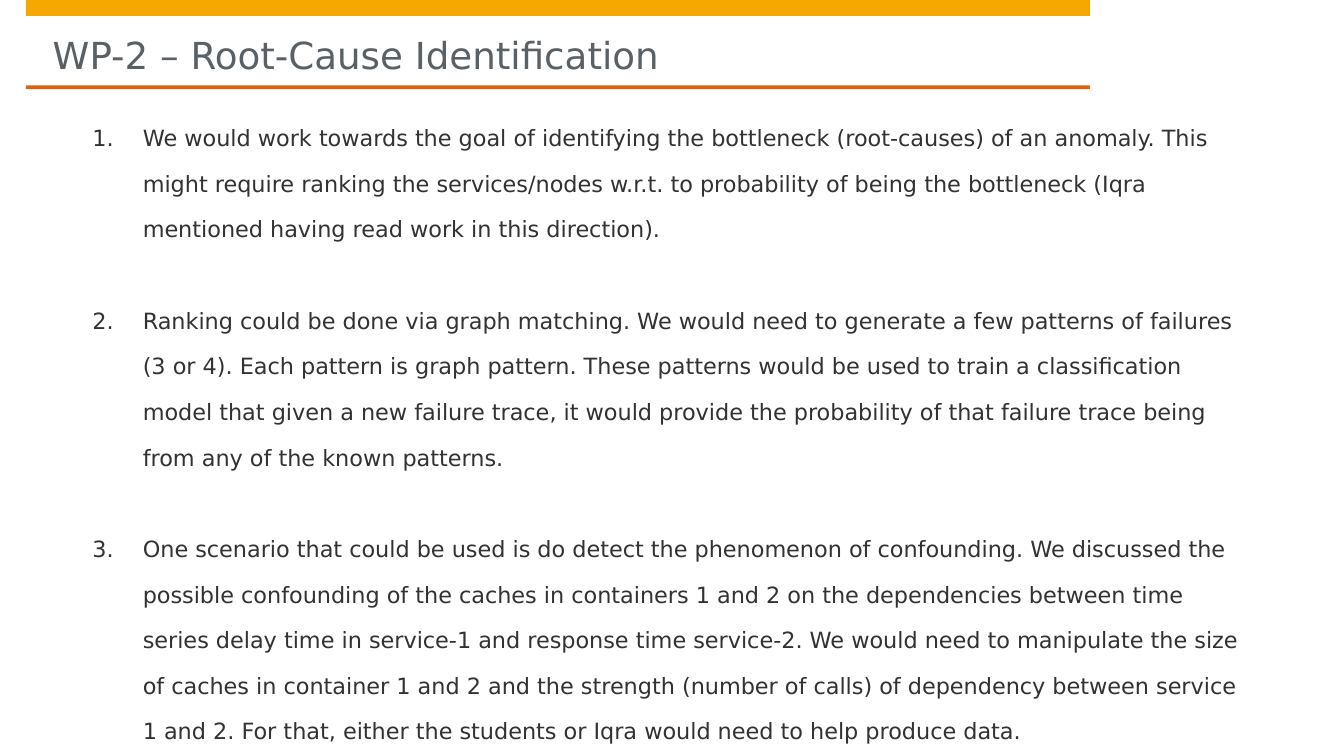
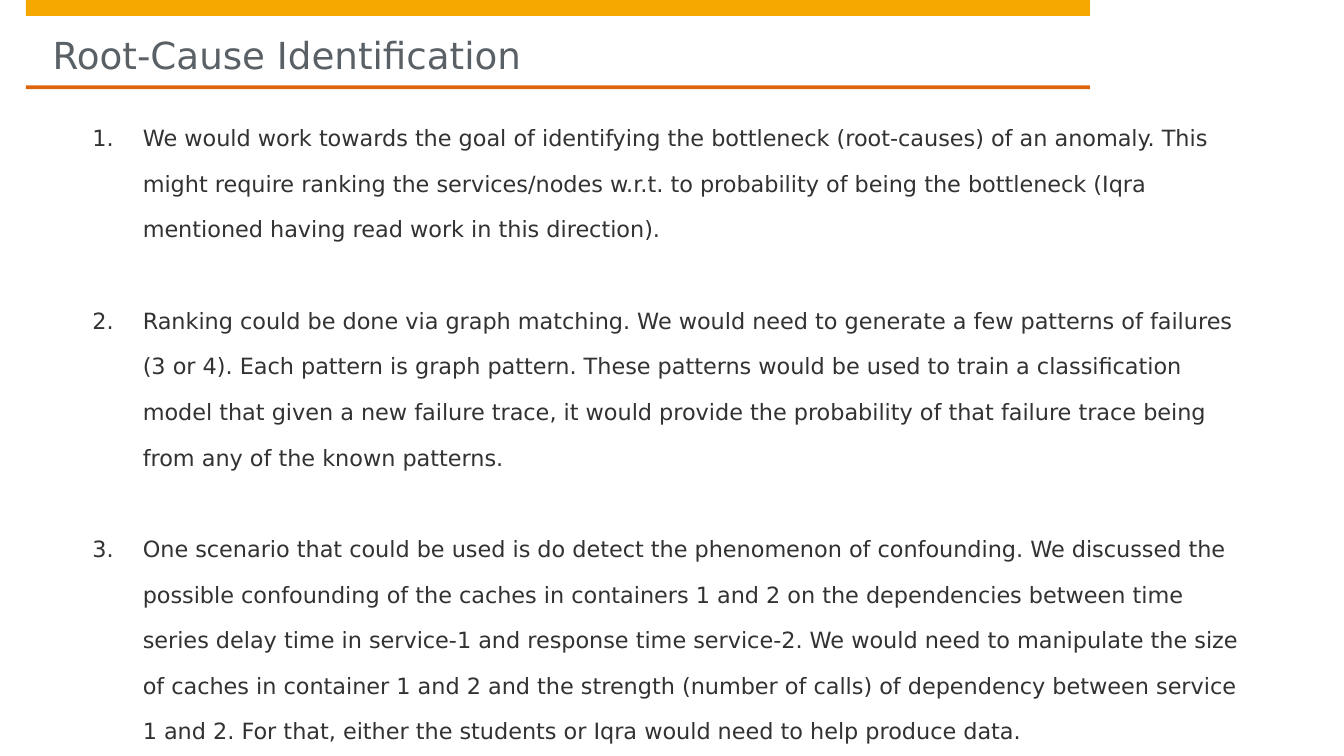
Before and after one commit to hpi-sam/Spatio-Temporal-Graphs, a slide deck: slide 14 of project scope/0. Project Scope.pptx (slide 11 before the commit). Drawn at 1344x756 pixels with LibreOffice and Linux fonts; fonts in the diff are those of the drawing; background and template pictures are left out. Boxes give left, top, right and bottom in pixels: in the first picture for what was removed or moved away, otherwise in the second. Text is boxed around its words. In the diff, an @@ line names an element or a change of style, - is before the commit and + after.

```diff
--- a/project scope/0. Project Scope.pptx
+++ b/project scope/0. Project Scope.pptx
@@ title at <box>53,40,521,70</box>: text changed @@
-WP-2 – Root-Cause Identification
+Root-Cause Identification
```
Also in this commit, not shown: 4 other slides changed, 3 slides added.
